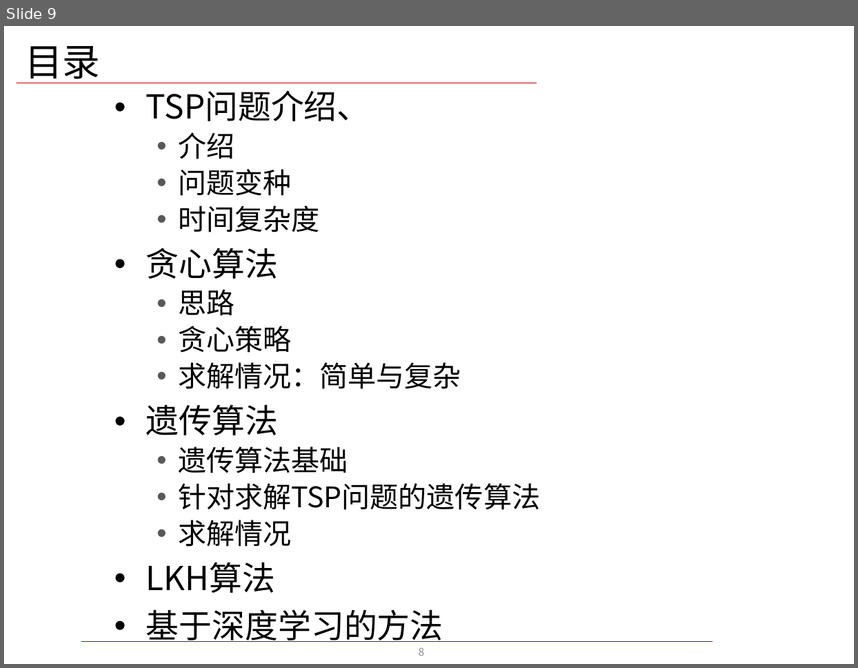
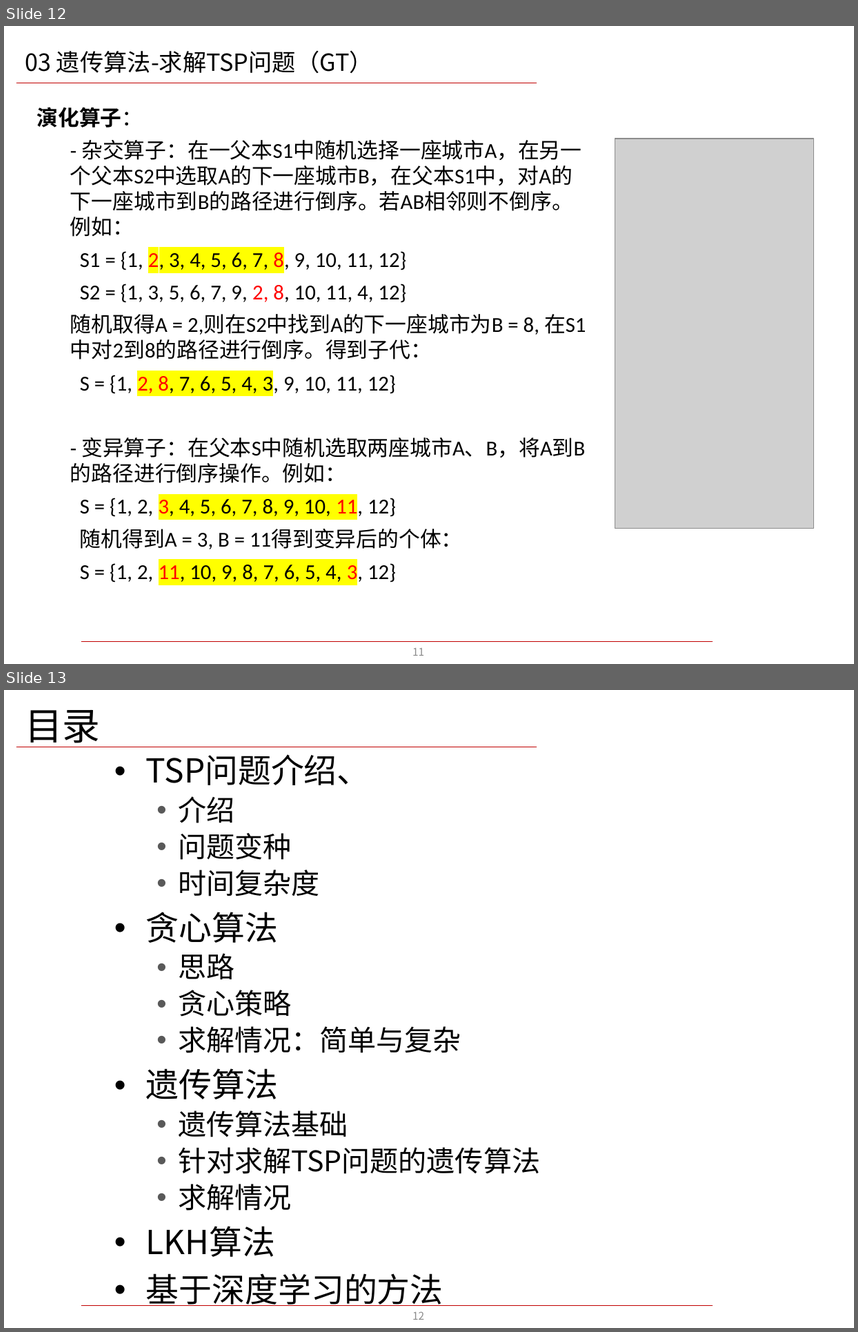
Before and after one commit to Cuijunhan/TSP, a slide deck: 转正报告 新模板 [自动保存的].pptx. Shown one above the other, each under a label of ours: slide 9 before the commit, slides 12 and 13 after it. The pictures are 858x668 and 858x1332 pixels, drawn with LibreOffice and Linux fonts; fonts in the diff are those of the drawing; grey boxes stand for pictures; background and template pictures are left out. Boxes give left, top, right and bottom in pixels: in the first picture for what was removed or moved away, otherwise in the second. Text is boxed around its words. In the diff, an @@ line names an element or a change of style, - is before the commit and + after.

Commit message:
新增遗传算法

```diff
--- a/转正报告 新模板 [自动保存的].pptx
+++ b/转正报告 新模板 [自动保存的].pptx
@@ slide 12 added at bbox=[4, 26, 854, 664], background #FFFFFF; not listed: 2 template elements that a slide beside it also shows @@
@@ text added at bbox=[25, 51, 373, 73], 20 pt, text #000000 @@
+03 遗传算法-求解TSP问题（GT）
@@ text added at bbox=[36, 107, 586, 584], 18 pt, text #000000 @@
+演化算子：
+- 杂交算子：在一父本S1中随机选择一座城市A，在另一个父本S2中选取A的下一座城市B，在父本S1中，对A的下一座城市到B的路径进行倒序。若AB相邻则不倒序。例如：
+S1 = {1, 2, 3, 4, 5, 6, 7, 8, 9, 10, 11, 12}
+S2 = {1, 3, 5, 6, 7, 9, 2, 8, 10, 11, 4, 12}
+随机取得A = 2,则在S2中找到A的下一座城市为B = 8, 在S1中对2到8的路径进行倒序。得到子代：
+S = {1, 2, 8, 7, 6, 5, 4, 3, 9, 10, 11, 12}
+- 变异算子：在父本S中随机选取两座城市A、B，将A到B的路径进行倒序操作。例如：
+S = {1, 2, 3, 4, 5, 6, 7, 8, 9, 10, 11, 12}
+随机得到A = 3, B = 11得到变异后的个体：
+S = {1, 2, 11, 10, 9, 8, 7, 6, 5, 4, 3, 12}
@@ picture added at bbox=[615, 138, 814, 528] @@
@@ page number added at bbox=[412, 648, 424, 655], 9 pt, text #8C8C8C @@
+11
@@ what was slide 9 is now slide 13 @@
@@ page number at bbox=[412, 1311, 424, 1319]: text changed @@
-8
+12
```
Also in this commit, not shown: 3 other slides added.
